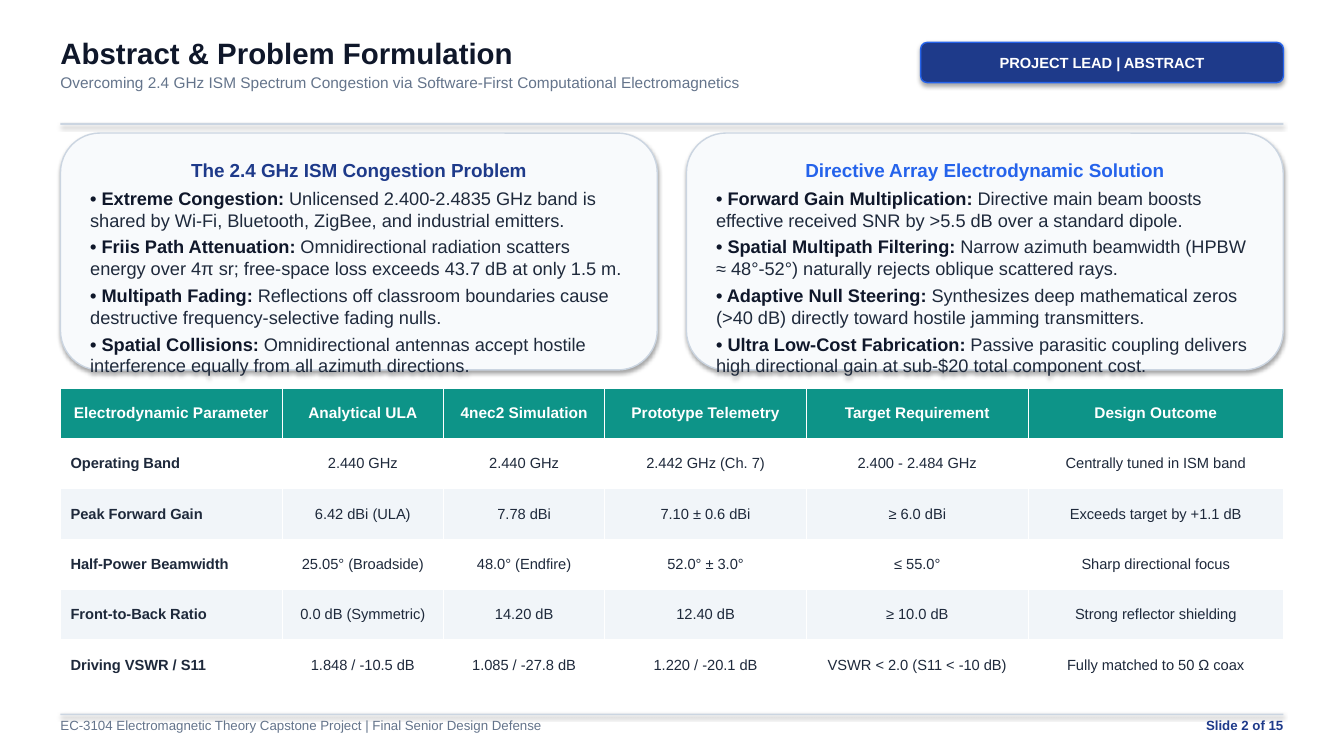
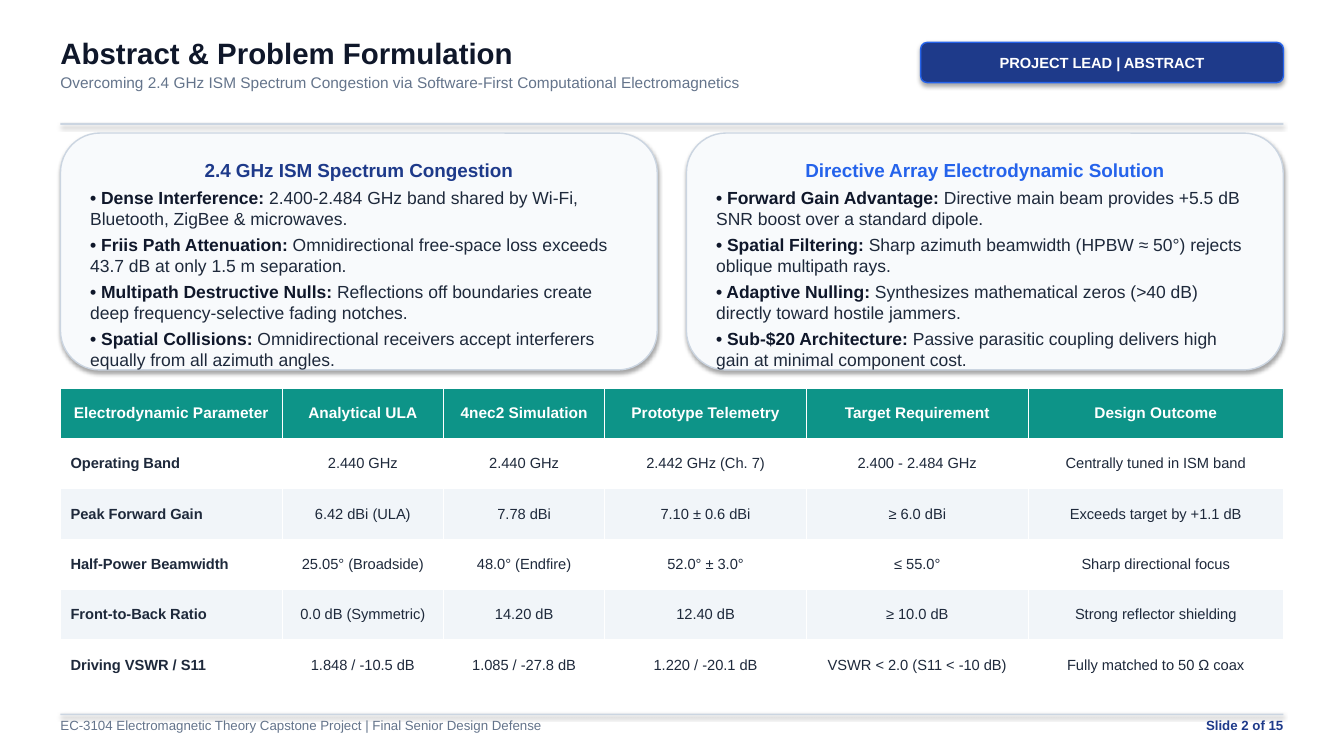
Before and after one commit to saugata-malakar/Electromagnetic-Theory-Member-1, a slide deck: slide 2 of EC3104_15_Slide_Capstone_Presentation.pptx. Drawn at 1344x756 pixels with LibreOffice and Linux fonts; fonts in the diff are those of the drawing. Boxes give left, top, right and bottom in pixels: in the first picture for what was removed or moved away, otherwise in the second. Text is boxed around its words. In the diff, an @@ line names an element or a change of style, - is before the commit and + after.

```diff
--- a/EC3104_15_Slide_Capstone_Presentation.pptx
+++ b/EC3104_15_Slide_Capstone_Presentation.pptx
@@ text in rounded rectangle at (x1=90, y1=163, x2=607, y2=370): text changed; size 13 to 12.5 pt @@
-The 2.4 GHz ISM Congestion Problem
-• Extreme Congestion: Unlicensed 2.400-2.4835 GHz band is shared by Wi-Fi, Bluetooth, ZigBee, and industrial emitters.
-• Friis Path Attenuation: Omnidirectional radiation scatters energy over 4π sr; free-space loss exceeds 43.7 dB at only 1.5 m.
-• Multipath Fading: Reflections off classroom boundaries cause destructive frequency-selective fading nulls.
-• Spatial Collisions: Omnidirectional antennas accept hostile interference equally from all azimuth directions.
+2.4 GHz ISM Spectrum Congestion
+• Dense Interference: 2.400-2.484 GHz band shared by Wi-Fi, Bluetooth, ZigBee & microwaves.
+• Friis Path Attenuation: Omnidirectional free-space loss exceeds 43.7 dB at only 1.5 m separation.
+• Multipath Destructive Nulls: Reflections off boundaries create deep frequency-selective fading notches.
+• Spatial Collisions: Omnidirectional receivers accept interferers equally from all azimuth angles.
@@ text in rounded rectangle at (x1=716, y1=191, x2=1241, y2=370): text changed; size 13 to 12.5 pt @@
-• Forward Gain Multiplication: Directive main beam boosts effective received SNR by >5.5 dB over a standard dipole.
-• Spatial Multipath Filtering: Narrow azimuth beamwidth (HPBW ≈ 48°-52°) naturally rejects oblique scattered rays.
-• Adaptive Null Steering: Synthesizes deep mathematical zeros (>40 dB) directly toward hostile jamming transmitters.
-• Ultra Low-Cost Fabrication: Passive parasitic coupling delivers high directional gain at sub-$20 total component cost.
+• Forward Gain Advantage: Directive main beam provides +5.5 dB SNR boost over a standard dipole.
+• Spatial Filtering: Sharp azimuth beamwidth (HPBW ≈ 50°) rejects oblique multipath rays.
+• Adaptive Nulling: Synthesizes mathematical zeros (>40 dB) directly toward hostile jammers.
+• Sub-$20 Architecture: Passive parasitic coupling delivers high gain at minimal component cost.
```
Also in this commit, not shown: 8 other slides changed, 11 other files.
